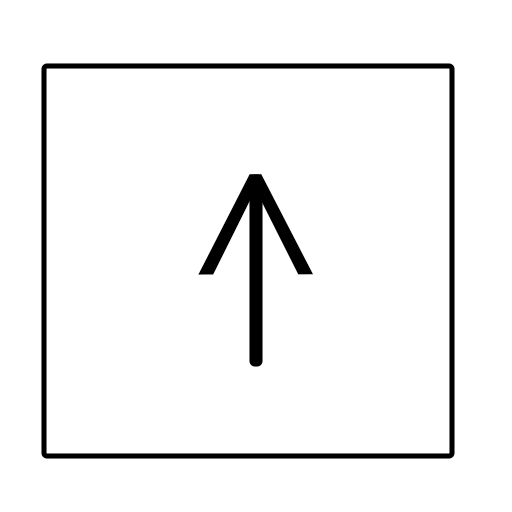
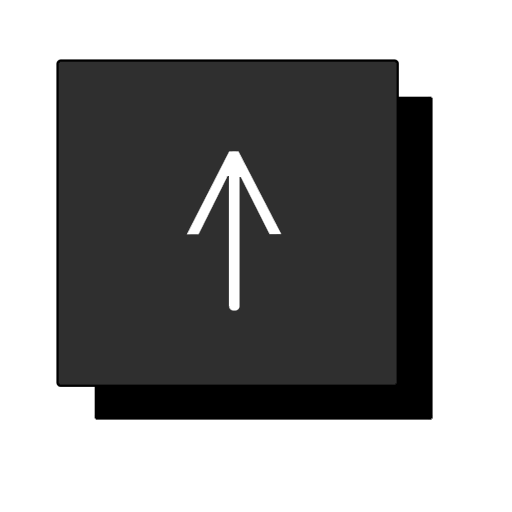
Two versions of the same layered image (512x512). Layer-by-layer changes:
added layer "Camada 1" above "Rectangle 1" over [186,151,282,311]
painted on "Rectangle 1" over [41,61,455,459]
added layer "Rectangle 1 copiar" above "Camada 2" over [94,96,433,420]
added layer "Camada 2" over [56,59,399,387]
